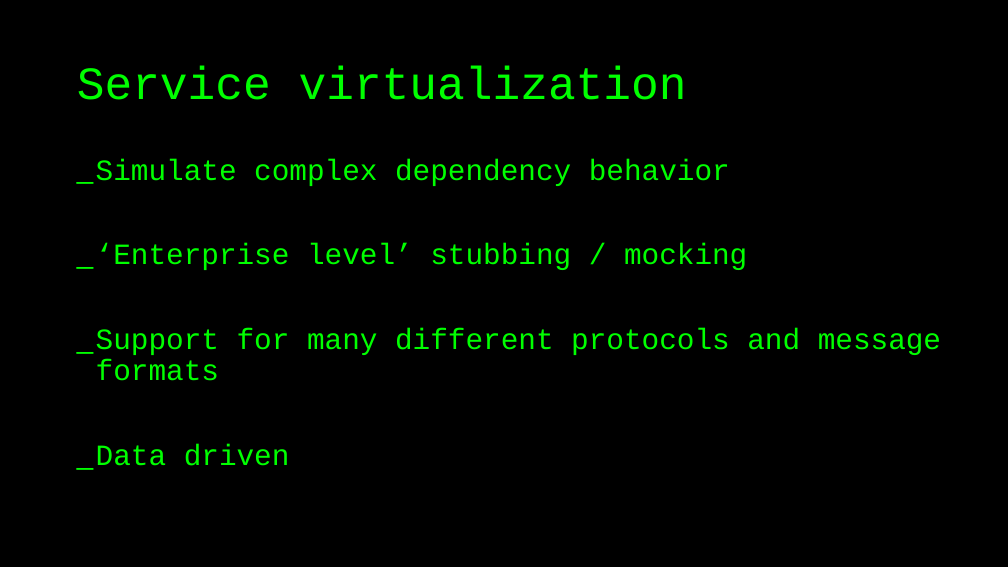
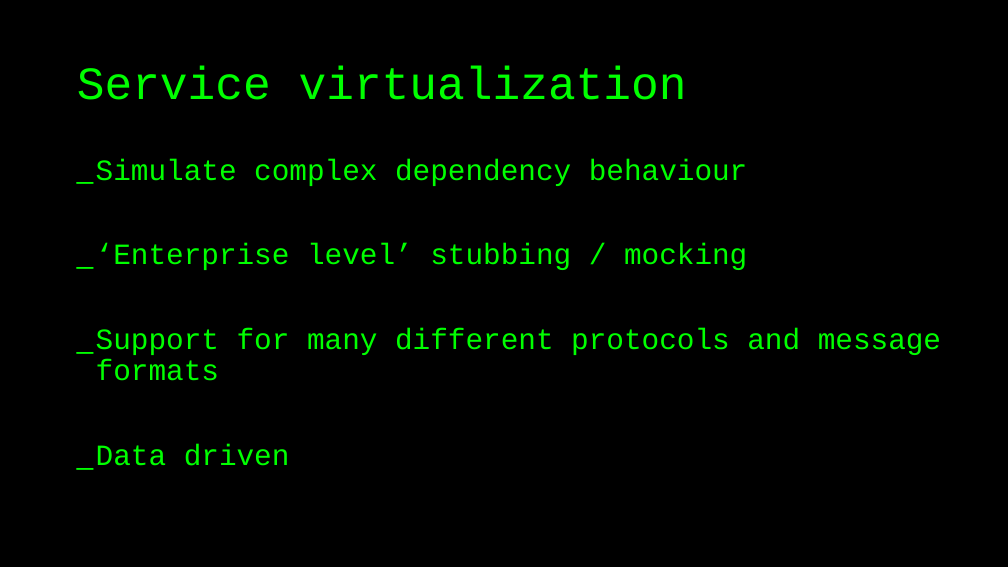
Before and after one commit to basdijkstra/wiremock-workshop, a slide deck: slide 9 of wiremock_workshop.pptx. Drawn at 1008x567 pixels with LibreOffice and Linux fonts; fonts in the diff are those of the drawing. Boxes give left, top, right and bottom in pixels: in the first picture for what was removed or moved away, otherwise in the second. Text is boxed around its words. In the diff, an @@ line names an element or a change of style, - is before the commit and + after.

```diff
--- a/wiremock_workshop.pptx
+++ b/wiremock_workshop.pptx
@@ text at (96,159,748,186): text changed @@
-_ Simulate complex dependency behavior
+_ Simulate complex dependency behaviour
```
Also in this commit, not shown: 15 other slides changed, 10 slides added, 7 slides removed, 24 other files.
